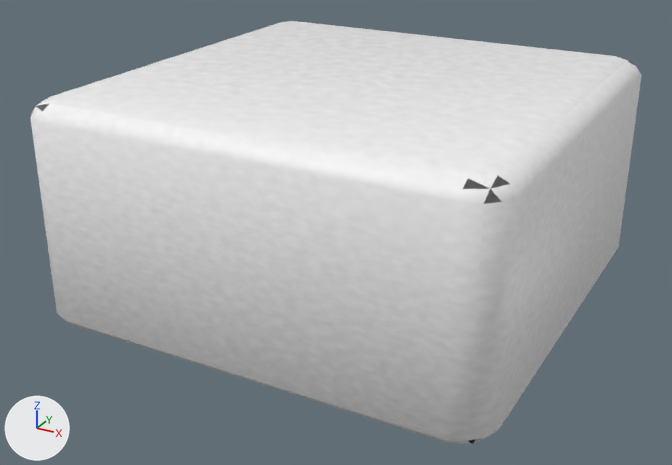
An edit to the FBX model Candyland/CandylandContent/Objekte/Obstacles/obstacle_half.fbx, drawn before and after from the same camera.
Before and after are seen from a camera (50 mm lens) standing at (0.0179, -0.0346, 0.0147) and looking at (-0.0004, -0.0012, -0.002). Lighting does not change. The marker at lower left points along +X, +Y and +Z. Where no turn or scale is listed for an object, it has been applied to the vertices.
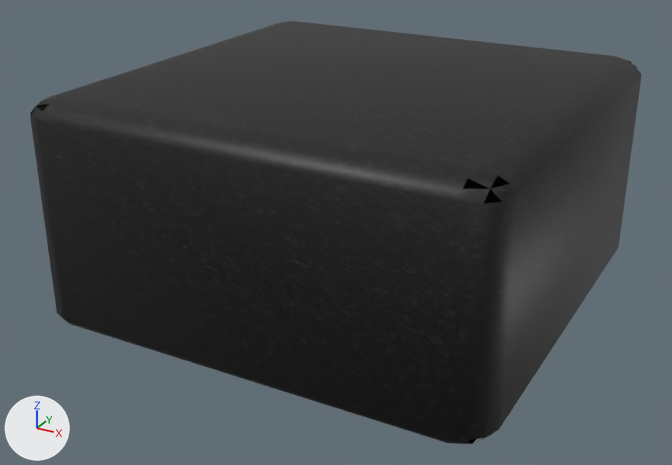
What differs and where, as boxes [x1, y1, x2, y2] in the pictures (672 x 465 px):
'Cube', surface changed (white to black): [30, 21, 642, 444] in both

Diff of the bpy script that builds the scene:
```diff
--- a/Candyland/CandylandContent/Objekte/Obstacles/obstacle_half.fbx.py
+++ b/Candyland/CandylandContent/Objekte/Obstacles/obstacle_half.fbx.py
@@ img_obstacletextur_png @@
+img_obstacletextur_png = load_image('obstacletextur.png', 'obstacletextur.png', 2048, 2048, 'sRGB')
@@ mat_material__untitled_001 @@
 mat_material__untitled_001 = principled_material('Material__untitled_001')
-mat_material__untitled_001.texture = img_blockmovabletextur_png  # with its transparency
+mat_material__untitled_001.texture = img_obstacletextur_png  # with its transparency
```
